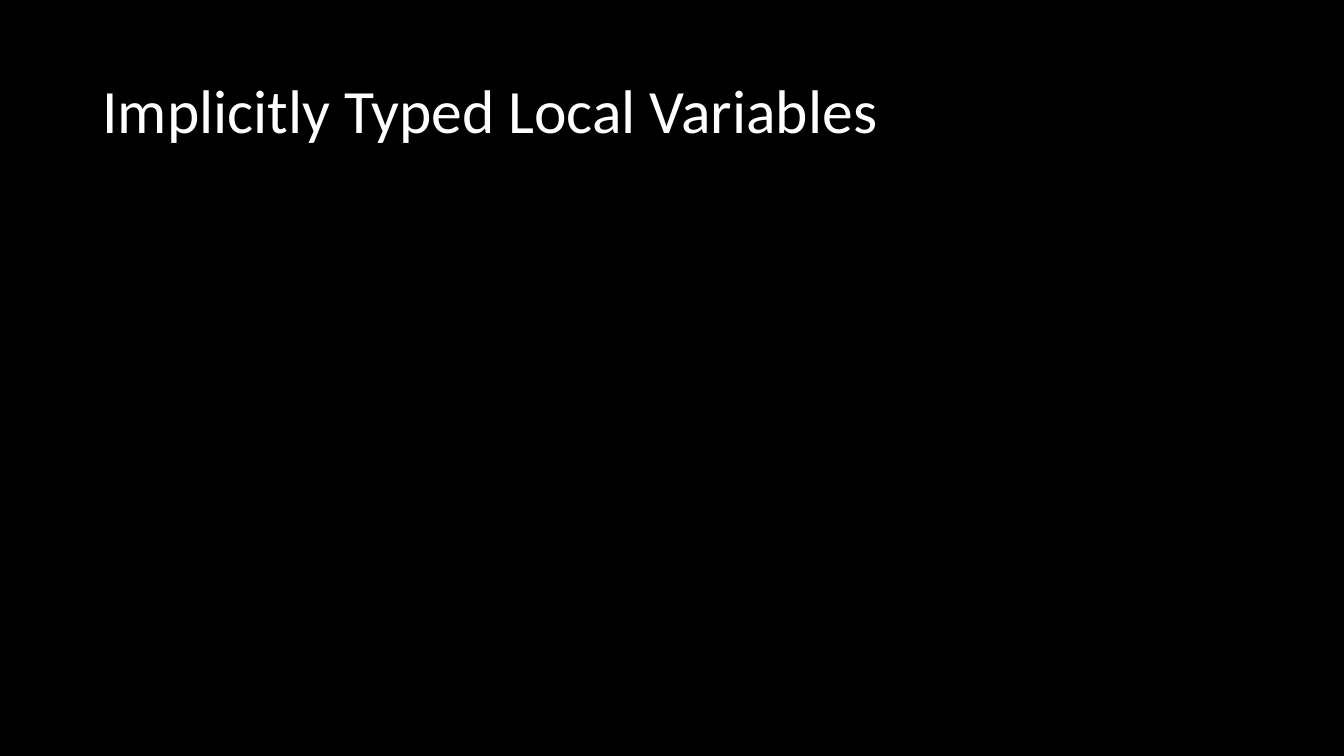
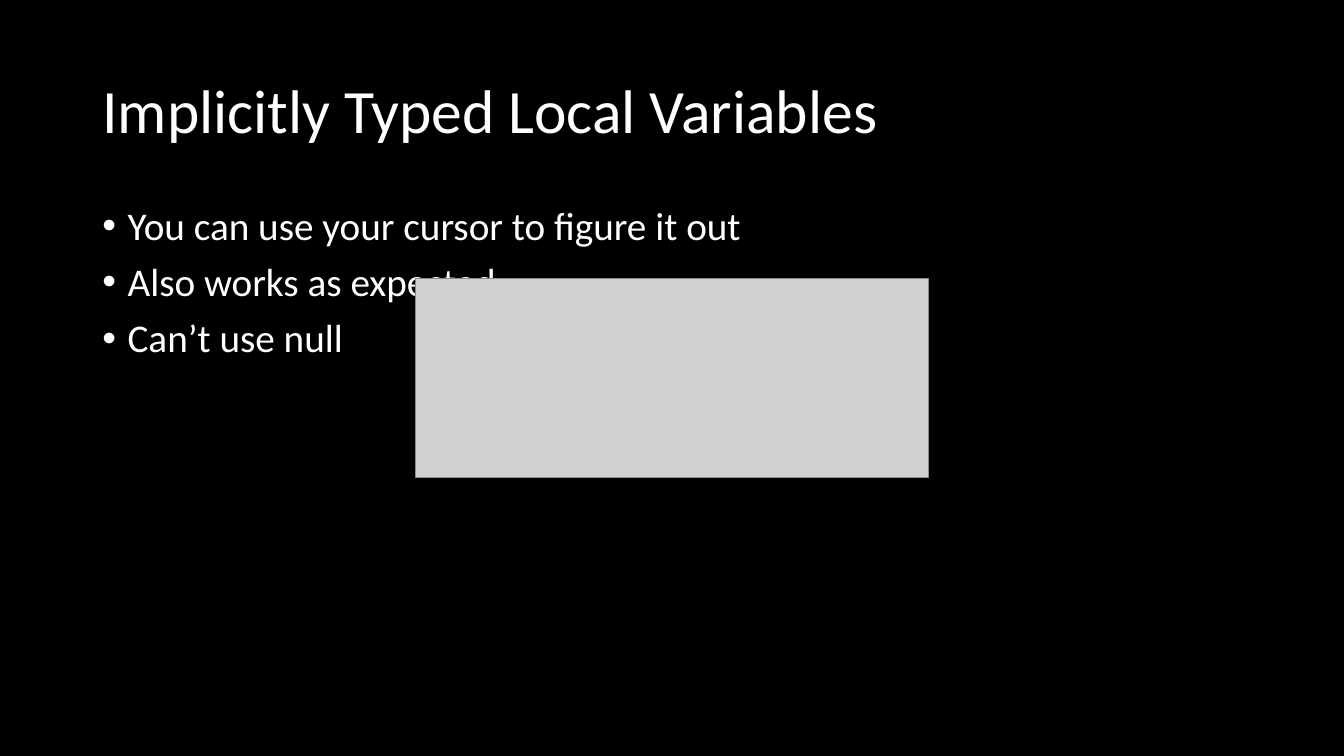
Before and after one commit to microsoft/Flash_University, a slide deck: slide 7 of CLR_via_CSharp/Chapter 9 - Paramters/Parameters.pptx. Drawn at 1344x756 pixels with LibreOffice and Linux fonts; fonts in the diff are those of the drawing; grey boxes stand for pictures. Boxes give left, top, right and bottom in pixels: in the first picture for what was removed or moved away, otherwise in the second. Text is boxed around its words. In the diff, an @@ line names an element or a change of style, - is before the commit and + after.

```diff
--- a/CLR_via_CSharp/Chapter 9 - Paramters/Parameters.pptx
+++ b/CLR_via_CSharp/Chapter 9 - Paramters/Parameters.pptx
@@ text added at (x1=128, y1=213, x2=740, y2=353), 28 pt, text #FFFFFF @@
+• You can use your cursor to figure it out
+• Also works as expected
+• Can’t use null
@@ picture added at (x1=415, y1=278, x2=928, y2=478) @@
```
Also in this commit, not shown: 1 slide added, 3 other files.
